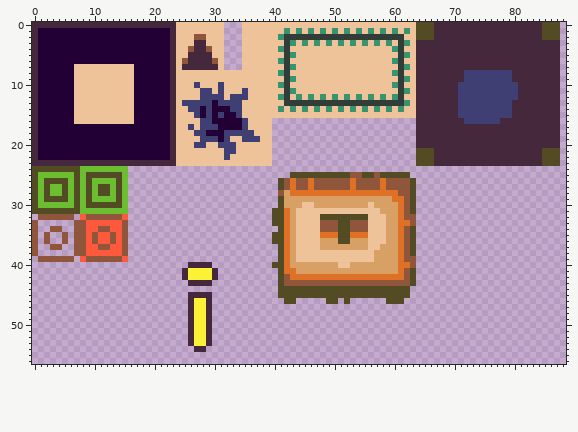
A pixel-art file gets an edit: assets/fondo.aseprite. The first picture shows the starting point.
96x96 pixels, 1 frame. Shown: x 0..88, y 0..56.
The same view after the edit:
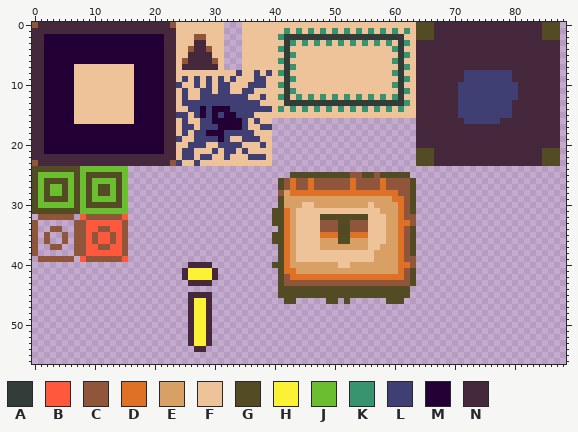
Palette (. is transparent): A #323c39  B #ff593d  C #8f563b  D #df7126  E #d9a066  F #eec39a  G #524b24  H #fbf236  J #6abe30  K #37946e  L #3f3f74  M #220035  N #45283c
Difference:
{"y":0,"x":0,"old":"N","new":"C"}
{"y":0,"x":23,"old":"N","new":"C"}
{"y":1,"x":1,"old":"MMMMMMMMMMMMMMMMMMMMMM","new":"NNNNNNNNNNNNNNNNNNNNNN"}
{"y":2,"x":1,"old":"M","new":"N"}
{"y":2,"x":22,"old":"M","new":"N"}
{"y":3,"x":1,"old":"M","new":"N"}
{"y":3,"x":22,"old":"M","new":"N"}
{"y":4,"x":1,"old":"M","new":"N"}
{"y":4,"x":22,"old":"M","new":"N"}
{"y":5,"x":1,"old":"M","new":"N"}
{"y":5,"x":22,"old":"M","new":"N"}
{"y":6,"x":1,"old":"M","new":"N"}
{"y":6,"x":22,"old":"M","new":"N"}
{"y":7,"x":1,"old":"M","new":"N"}
{"y":7,"x":22,"old":"M","new":"N"}
{"y":8,"x":1,"old":"M","new":"N"}
{"y":8,"x":22,"old":"M","new":"N"}
{"y":8,"x":34,"old":"F","new":"L"}
{"y":8,"x":37,"old":"F","new":"L"}
{"y":8,"x":39,"old":"F","new":"L"}
{"y":9,"x":1,"old":"M","new":"N"}
{"y":9,"x":22,"old":"M","new":"N"}
{"y":9,"x":25,"old":"F","new":"L"}
{"y":9,"x":27,"old":"F","new":"L"}
{"y":9,"x":29,"old":"F","new":"L"}
{"y":9,"x":31,"old":"F","new":"L"}
{"y":9,"x":33,"old":"F","new":"L"}
{"y":9,"x":37,"old":"FF","new":"LL"}
{"y":10,"x":1,"old":"M","new":"N"}
{"y":10,"x":22,"old":"M","new":"N"}
{"y":10,"x":24,"old":"F","new":"L"}
{"y":10,"x":29,"old":"F","new":"L"}
{"y":10,"x":32,"old":"F","new":"L"}
{"y":10,"x":36,"old":"FFF","new":"LLL"}
{"y":11,"x":1,"old":"M","new":"N"}
{"y":11,"x":22,"old":"M","new":"N"}
{"y":11,"x":25,"old":"F","new":"L"}
{"y":11,"x":32,"old":"F","new":"L"}
{"y":11,"x":36,"old":"F","new":"L"}
{"y":12,"x":1,"old":"M","new":"N"}
{"y":12,"x":22,"old":"M","new":"N"}
{"y":12,"x":25,"old":"F","new":"L"}
{"y":12,"x":32,"old":"F","new":"L"}
{"y":12,"x":38,"old":"F","new":"L"}
{"y":13,"x":1,"old":"M","new":"N"}
{"y":13,"x":22,"old":"M","new":"N"}
{"y":13,"x":30,"old":"M","new":"L"}
{"y":13,"x":35,"old":"FFF","new":"LLL"}
{"y":14,"x":1,"old":"M","new":"N"}
{"y":14,"x":22,"old":"M","new":"N"}
{"y":14,"x":35,"old":"FFFFF","new":"LLLLL"}
{"y":15,"x":1,"old":"M","new":"N"}
{"y":15,"x":22,"old":"M","new":"N"}
{"y":15,"x":24,"old":"FF","new":"LL"}
{"y":15,"x":35,"old":"FF","new":"LL"}
{"y":16,"x":1,"old":"M","new":"N"}
{"y":16,"x":22,"old":"M","new":"N"}
{"y":16,"x":25,"old":"F","new":"L"}
{"y":16,"x":37,"old":"F","new":"L"}
{"y":17,"x":1,"old":"M","new":"N"}
{"y":17,"x":22,"old":"M","new":"N"}
{"y":17,"x":25,"old":"F","new":"L"}
{"y":17,"x":38,"old":"FF","new":"LL"}
{"y":18,"x":1,"old":"M","new":"N"}
{"y":18,"x":22,"old":"M","new":"N"}
{"y":18,"x":25,"old":"F","new":"L"}
{"y":19,"x":1,"old":"M","new":"N"}
{"y":19,"x":22,"old":"M","new":"N"}
{"y":19,"x":24,"old":"F","new":"L"}
{"y":19,"x":27,"old":"F","new":"L"}
{"y":20,"x":1,"old":"M","new":"N"}
{"y":20,"x":22,"old":"M","new":"N"}
{"y":20,"x":26,"old":"F","new":"L"}
{"y":20,"x":34,"old":"F","new":"L"}
{"y":20,"x":38,"old":"F","new":"L"}
{"y":21,"x":1,"old":"M","new":"N"}
{"y":21,"x":22,"old":"M","new":"N"}
{"y":21,"x":25,"old":"FF","new":"LL"}
{"y":21,"x":30,"old":"F","new":"L"}
{"y":21,"x":35,"old":"F","new":"L"}
{"y":22,"x":1,"old":"MMMMMMMMMMMMMMMMMMMMMM","new":"NNNNNNNNNNNNNNNNNNNNNN"}
{"y":22,"x":25,"old":"FF","new":"LL"}
{"y":22,"x":28,"old":"FF","new":"LL"}
{"y":22,"x":36,"old":"FFF","new":"LLL"}
{"y":23,"x":0,"old":"N","new":"C"}
{"y":23,"x":23,"old":"NF","new":"CL"}
{"y":23,"x":27,"old":"F","new":"L"}
{"label":"changed","picture_box":[32,22,272,166]}
